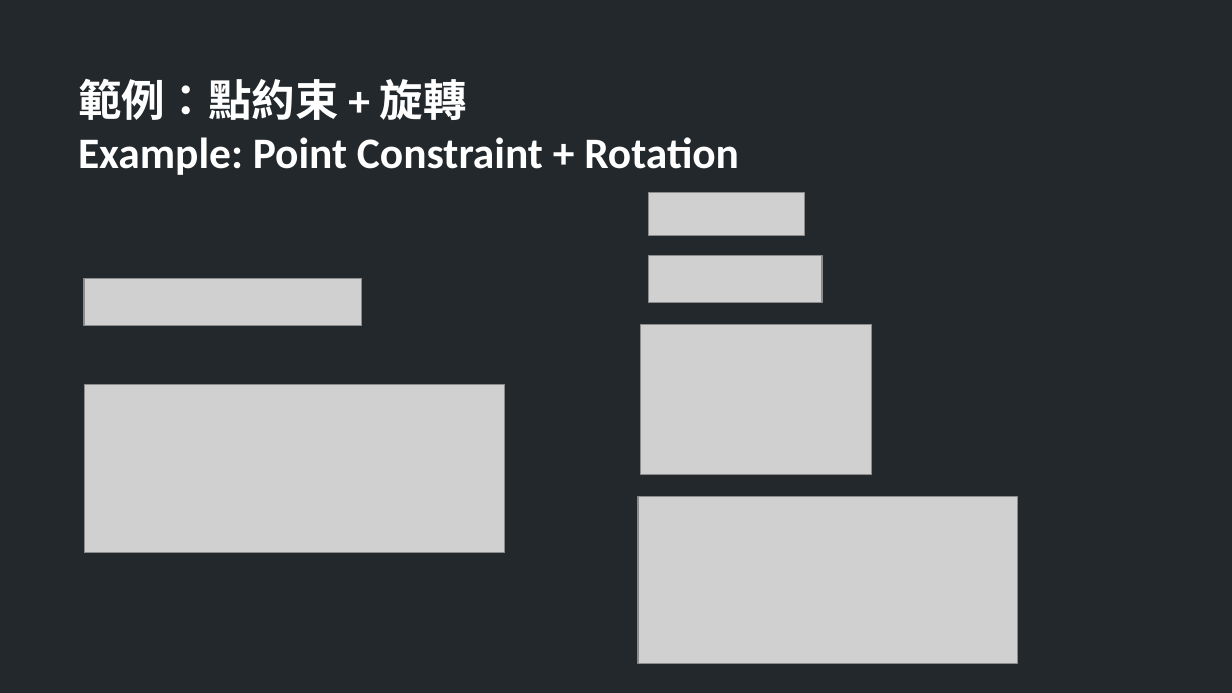
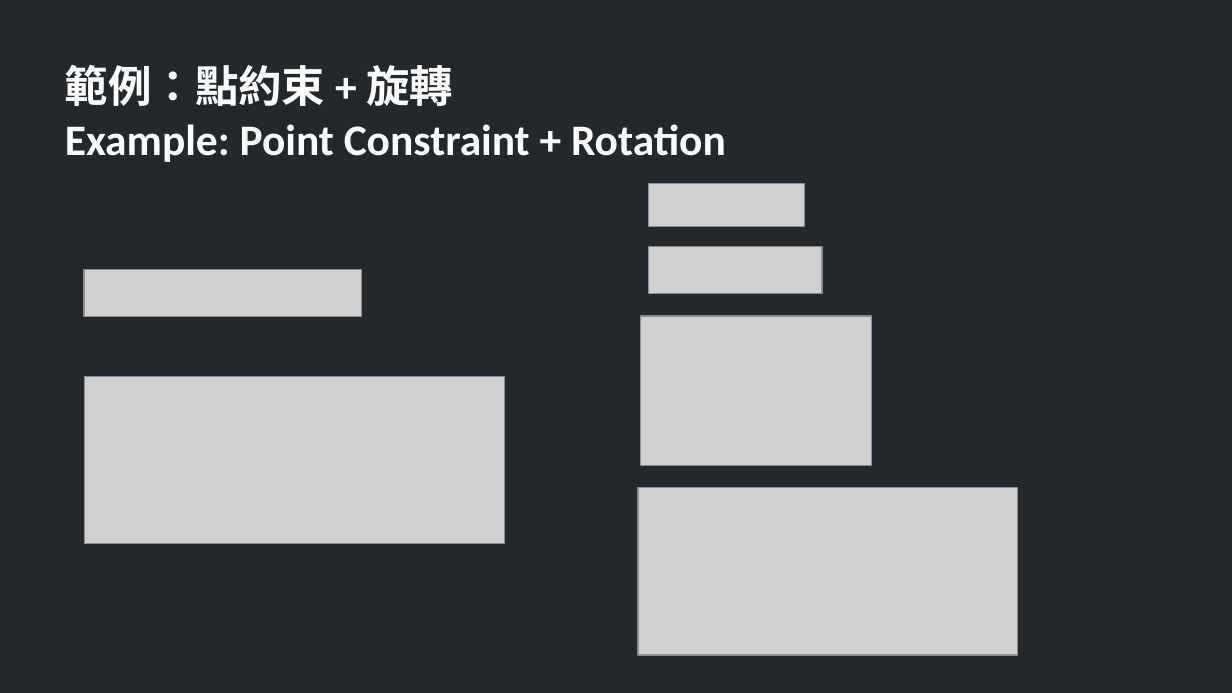
Before and after one commit to TheAllenChou/unity-physics-constraints, a slide deck: slide 22 of slides/physics constraints in games.odp. Drawn at 1232x693 pixels with LibreOffice and Linux fonts; fonts in the diff are those of the drawing; grey boxes stand for pictures. Boxes give left, top, right and bottom in pixels: in the first picture for what was removed or moved away, otherwise in the second. Text is boxed around its words. In the diff, an @@ line names an element or a change of style, - is before the commit and + after.

```diff
--- a/slides/physics constraints in games.odp
+++ b/slides/physics constraints in games.odp
@@ text "範例：點約束 + 旋轉": place and size @@
-text "範例：點約束 + 旋轉" at bbox=[78, 79, 739, 175]
+text "範例：點約束 + 旋轉" at bbox=[65, 65, 726, 162]
@@ 6 pictures: place and size @@
-6 pictures at bbox=[84, 192, 1017, 664]
+6 pictures at bbox=[84, 183, 1017, 655]
```
Also in this commit, not shown: 20 other slides changed, 1 slide removed.
